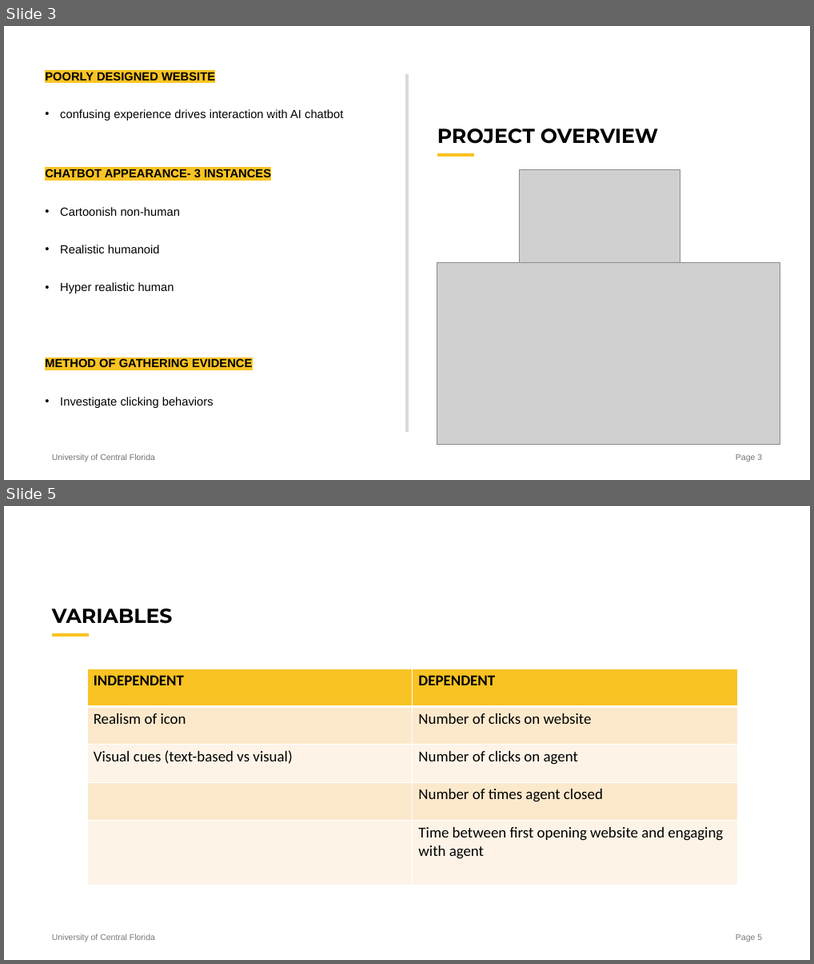
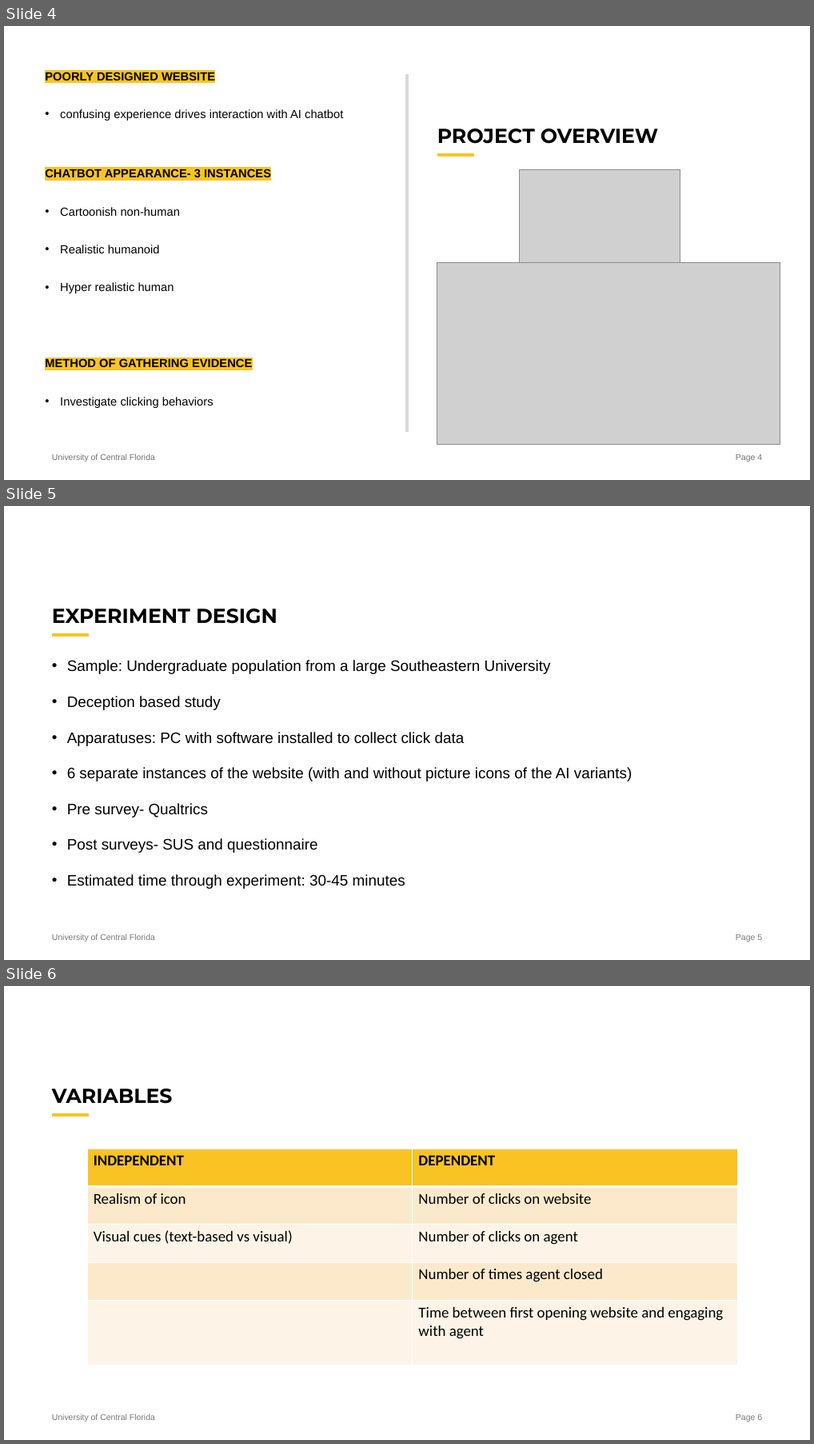
Before and after one commit to SassManMcGee/AITakeover-1985-, a slide deck: AITakeover_presentation.potx. Shown one above the other, each under a label of ours: slides 3 and 5 before the commit, slides 4, 5 and 6 after it; the slides between them are not shown. The pictures are 814x964 and 814x1444 pixels, drawn with LibreOffice and Linux fonts; fonts in the diff are those of the drawing; grey boxes stand for pictures. Boxes give left, top, right and bottom in pixels: in the first picture for what was removed or moved away, otherwise in the second. Text is boxed around its words. In the diff, an @@ line names an element or a change of style, - is before the commit and + after.

```diff
--- a/AITakeover_presentation.potx
+++ b/AITakeover_presentation.potx
@@ slide 5 added at [4, 506, 810, 960], background #FFFFFF; not listed: 3 template elements that a slide beside it also shows @@
@@ title added at [52, 608, 278, 624], 24 pt, text #000000, bold @@
+EXPERIMENT DESIGN
@@ text added at [67, 660, 632, 888], 18 pt, text #000000 @@
+• Sample: Undergraduate population from a large Southeastern University
+• Deception based study
+• Apparatuses: PC with software installed to collect click data
+• 6 separate instances of the website (with and without picture icons of the AI variants)
+• Pre survey- Qualtrics
+• Post surveys- SUS and questionnaire
+• Estimated time through experiment: 30-45 minutes
@@ what was slide 3 is now slide 4 @@
@@ page number at [736, 454, 762, 461]: text changed @@
-Page 3
+Page 4
@@ what was slide 5 is now slide 6 @@
```
Also in this commit, not shown: 1 slide changed, 1 other slide added, 1 slide removed.
